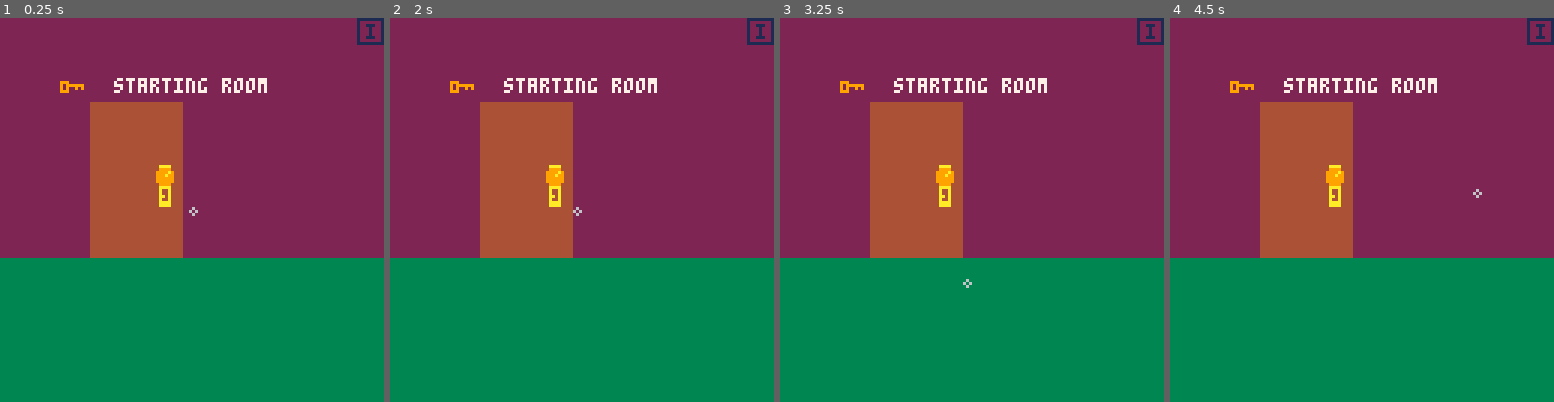
Above: before the commit, frames 1-4 (left to right).
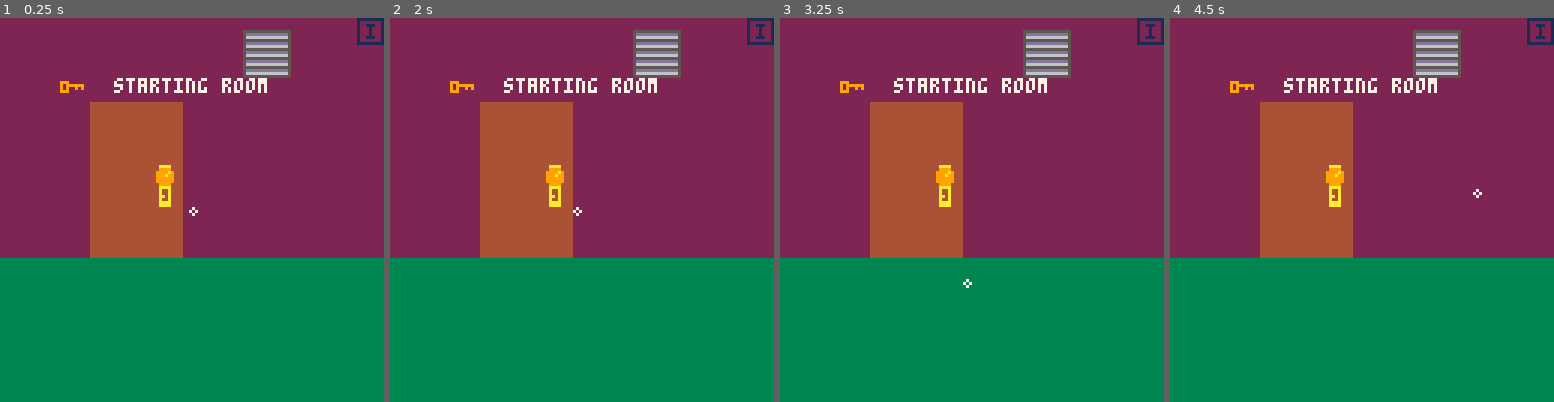
Above: after the commit, the same moments.

Repository: LuosRestil/pico8
Game: PICO-8 cartridge room/room.p8
The game is run twice, just before and just after one commit, with the same random seed, the same clock (stepped at 60 frames per second) and the same inputs.
Inputs:
- Up to frame 1 (0.25 s): no input
- Up to frame 2 (2 s): tap O (Z key) at 0.33, 0.7, 1.43 s; tap X (X key) at 1.07 s; hold Left from 1.97 s (still down)
- Up to frame 3 (3.25 s): tap X (X key) every 0.33 s from 2.07 to 3.07 s; tap O (Z key) at 2.22, 3.1 s; release Left at 2.37 s; hold Down 2.42-2.82 s; hold Right from 2.87 s (still down)
- Up to frame 4 (4.5 s): tap X (X key) every 0.33 s from 3.4 to 4.4 s; release Right at 3.53 s; hold Up 3.58-4.08 s; tap O (Z key) at 3.98 s; hold Right from 4.13 s (still down)

The runs differ from the first frame. In frame 1, 1.6% of the frame differs, in the area x 49-76%, y 3-52%; in frame 2, 1.6%; in frame 3, 1.6%; in frame 4, 1.6%.

Commit message:
room grate scene, move hover bang

Diff:
--- a/room/room.p8
+++ b/room/room.p8
@@ -136,12 +136,13 @@
 end
 
 function draw_hover_bang()
-	line(
-		ptr.x+5,ptr.y-5,
-		ptr.x+5,ptr.y-3,
+	local x=ptr.x+5
+	if ptr.x > 120 then
+		x=ptr.x-6
+	end
+	line(x,ptr.y-5,x,ptr.y-3,
 		clrs.yellow)
-	pset(ptr.x+5,ptr.y-1,
-		clrs.yellow)
+	pset(x,ptr.y-1,clrs.yellow)
 end
 
 function draw_normal_ptr()
@@ -270,7 +271,7 @@
 		start=init_scene_start(),
 		right=init_scene_right(),
 		left=init_scene_left(),
-		inner=init_scene_inner()
+		grate=init_scene_grate()
 	}
 end
 
@@ -296,7 +297,7 @@
 			{
 				name="lock",
 				x=52,y=48,
-				w=6,h=17,
+				w=5,h=15,
 				sp=5,
 				desc=[[the door is locked]],
 				draw=function(self)
@@ -310,9 +311,7 @@
 						if active_item.name=="key" then
 							msg="you unlock the door!"
 						else
-							sfx(0)
-							msg=[[you can't unlock a door
-with a ]]..active_item.name
+							wrong_item("unlock a door")
 						end
 					else
 						msg="the door is locked!"
@@ -320,14 +319,16 @@
 				end
 			},
 			{
-				name="boogie",
+				name="grate",
 				x=81,y=4,
-				w=5,h=7,
-				desc=[[sometimes you just
-gotta boogie]],
-				draw=function(self) end,
+				w=15,h=15,
+				desc=[[something's rattling
+around in there]],
+				draw=function(self)
+					draw_grate(self)
+				end,
 				activate=function(self)
-					go_scene("inner")
+					go_scene("grate")
 				end
 			}
 		},
@@ -336,9 +337,7 @@
 			--floor
 			rectfill(
 				0,80,128,128,clrs.green)
-			--door
-			rectfill(
-				30,28,60,79,clrs.brown)
+			draw_door()
 			local p="starting room"
 			local pw=txt_w(p)
 			print(p,64-pw/2,20,clrs.white)
@@ -348,7 +347,6 @@
 
 function init_scene_right()
 	return {
-		bg=clrs.red,
 		left="start",
 		items={},
 		draw_bg=function()
@@ -362,7 +360,6 @@
 
 function init_scene_left()
 	return {
-		bg=clrs.yellow,
 		right="start",
 		items={},
 		draw_bg=function()
@@ -374,16 +371,71 @@
 	}
 end
 
-function init_scene_inner()
+function init_scene_grate()
 	return {
-		bg=clrs.brown,
 		back="start",
-		items={},
+		items={
+			{
+				name="screw",
+				x=2,y=2,
+				w=4,h=4,
+				desc="",
+				draw=function(self)
+					sspr(8,24,5,5,
+						self.x,self.y)
+				end,
+				activate=function(self)
+					activate_screw(self)
+				end
+			},
+			{
+				name="screw",
+				x=2,y=121,
+				w=4,h=4,
+				desc="",
+				draw=function(self)
+					sspr(8,24,5,5,
+						self.x,self.y)
+				end,
+				activate=function(self)
+					activate_screw(screw)
+				end
+			},
+			{
+				name="screw",
+				x=121,y=121,
+				w=4,h=4,
+				desc="",
+				draw=function(self)
+					sspr(8,24,5,5,
+						self.x,self.y)
+				end,
+				activate=function(self)
+					activate_screw(self)
+				end
+			},
+		},
 		draw_bg=function()
-			cls(clrs.brown)
-			local p="inner scene"
-			local pw=txt_w(p)
-			print(p,64-pw/2,62,clrs.white)
+			rectfill(0,0,128,128,
+				clrs.charcoal)
+			rectfill(8,8,120,119,
+				clrs.navy)
+			local x=8
+			local y=8
+			local slat_h=12
+			local cl={
+				clrs.grey,
+				clrs.charcoal,
+				clrs.lavender
+			}
+			for i=0,6 do
+				local s_y=y+2+i*(slat_h+4)
+				local e_y=s_y+slat_h
+				rectfill(x,s_y,120,s_y+2,
+					clrs.lavender)
+				rectfill(x,s_y+3,120,e_y,
+					clrs.grey)
+			end
 		end
 	}
 end
@@ -466,6 +518,60 @@
 			return
 		end
 	end
+end
+
+function draw_door()
+	rectfill(
+		30,28,60,79,clrs.brown)
+end
+
+function draw_grate(grate)
+	spr(6,grate.x,grate.y,2,2)
+end
+
+function open_grate()
+	--todo play grate open sound
+	scenes.grate=
+		init_scene_grate_2()
+end
+
+function init_scene_grate_2()
+	return {
+		back="start",
+		items={},
+		draw_bg=function()
+			rectfill(0,0,128,128,
+				clrs.charcoal)
+			rectfill(8,8,120,119,
+				clrs.navy)
+			circfill(4,4,2,clrs.black)
+			circfill(4,123,2,clrs.black)
+			circfill(123,123,2,clrs.black)
+		end
+	}
+end
+
+function activate_screw(screw)
+	if active_item~=nil then
+		if
+			active_item.name==
+				"screwdriver"
+		then
+			open_grate()
+		else
+			wrong_item("turn a screw")
+		end
+	else
+		msg=[[the grate is held closed with
+screws. you hear something
+rattling around inside.]]
+	end
+end
+
+function wrong_item(action)
+	sfx(0)
+	msg="you can't "..action..[[
+with a ]]..active_item.name
 end
 -->8
 
Not shown, changed: 28 lines of the sprite sheet (__gfx__) section of room/room.p8
